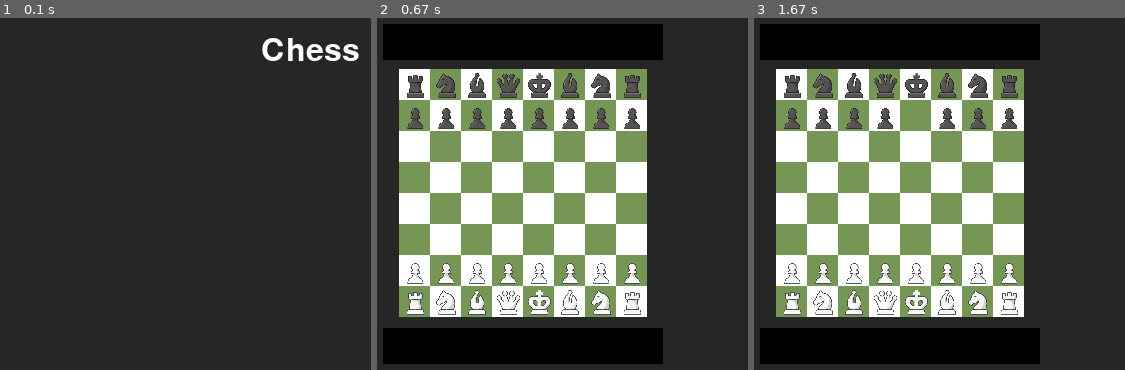
Above: before the commit, frames 1-3 (left to right).
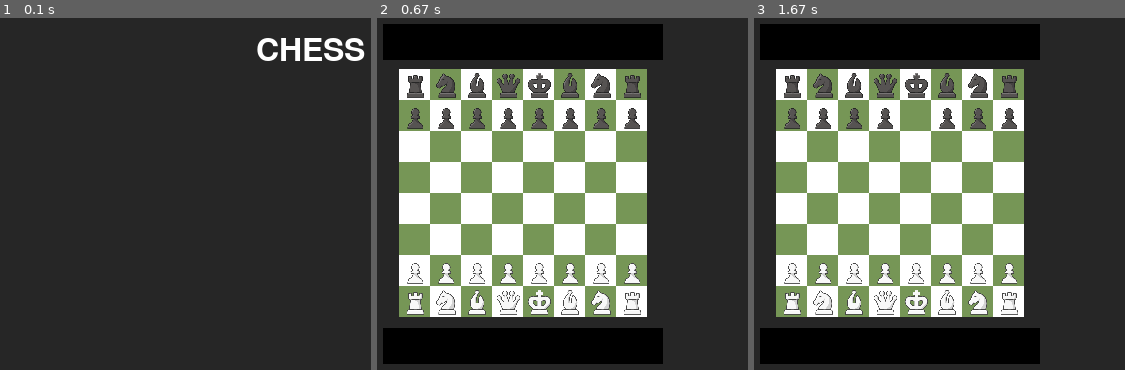
Above: after the commit, the same moments.

Repository: ElliotBDC/Project---1---Chess
Game: pygame game, started from main.py
Same seed, same stepped clock (60 frames per second), same inputs: the game is played once before the commit and once after it.
Inputs (mouse positions are in pixels of both pictures, inside the frame that each line leads up to):
- Up to frame 1 (0.1 s): no input
- Up to frame 2 (0.67 s): press the mouse at (688, 218) at 0.37 s; move the mouse to (610, 208) at 0.47 s; release the mouse at (532, 197) at 0.6 s
- Up to frame 3 (1.67 s): click (913, 123) at 1.22 s; press the mouse at (913, 123) at 1.53 s; move the mouse to (1069, 186) at 1.63 s

The runs differ from the first frame. In frame 1, 1.3% of the frame differs, in the area x 69-99%, y 5-13%; in frame 2, nothing differs; in frame 3, nothing differs.

Commit message:
Difficulty w/ checks

Diff:
--- a/main.py
+++ b/main.py
@@ -1,4 +1,5 @@
 import pygame
+import time
 import pygame_plus
 
 #Colours (pygame requires them to be in binary representation)
@@ -16,6 +17,8 @@
 screen_height = screen_size.current_h
 current_size = (screen_width*0.5,  screen_height*0.5)
 screen = pygame.display.set_mode(current_size)
+pygame.display.set_caption("Chess")
+
 done = False
 
 clock = pygame.time.Clock()
@@ -31,6 +34,7 @@
 bn = pygame.image.load("images/bn.png")
 bb = pygame.image.load("images/bb.png")
 bk = pygame.image.load("images/bk.png")
+pygame.display.set_icon(bp)
 
 images = [
     ['wp', wp],
@@ -120,13 +124,17 @@
                             piece_rect.center = (current_size[0]*0.05+(x*self.box_dimen)+(0.5*self.box_dimen), 0.15*current_size[1]+(y*self.box_dimen)+(0.5*self.box_dimen))
                             screen.blit(new_piece, piece_rect)
 
-    def isValidMove(self, piece, piece_pos, end_pos):
+    def isValidMove(self, piece, piece_pos, end_pos, optional_king=False):
         #Checking to make sure program doesnt accidentally count the user placing the piece back on the same square as a move
         if (piece_pos[0], piece_pos[1]) == (end_pos[0], end_pos[1]):
             return False
         if self.board[end_pos[0]][end_pos[1]] != "":
             if piece[0] == self.board[end_pos[0]][end_pos[1]][0]:
                 return False
+        step = 0
+        if optional_king == True:
+            step = 1
+
         ### TODO
         if piece[1] == "p":
             if piece[0] == "w":
@@ -166,7 +174,7 @@
         if piece[1] == "b":
             #Check for diagonal
             if abs(end_pos[0]-piece_pos[0]) == abs(end_pos[1]-piece_pos[1]):
-                return self.isValidDiagRow(piece_pos[0], piece_pos[1], end_pos[0], end_pos[1])
+                return self.isValidDiagRow(piece_pos[0], piece_pos[1], end_pos[0]+(step*(1 if end_pos[0]-piece_pos[0] > 0 else -1)), end_pos[1]+(step*(1 if end_pos[1]-piece_pos[1] > 0 else -1)))
         if piece[1] == "n":
             if abs(end_pos[0]-piece_pos[0]) == 2 and abs(end_pos[1]-piece_pos[1]) == 1:
                 return True
@@ -200,11 +208,17 @@
 
 
     def isInCheck(self):
-        #Check for white king
-        diagonal_pieces = self.isValidDiagRow()
-        for piece in diagonal_pieces:
-            ...
-        #Check for black king
+        white_pieces = [(y, index_x, index_y) for index_x, x in enumerate(self.board) for index_y, y in enumerate(x) if y != "" and y[0] == "w"]
+        black_pieces = [(y, index_x, index_y) for index_x, x in enumerate(self.board) for index_y, y in enumerate(x) if y != "" and y[0] == "b"]
+        for x in white_pieces:
+            if self.isValidMove(x[0], (x[1], x[2]), (self.white_king[0], self.white_king[1]), optional_king=True) == False:
+                return True, "WHITE"
+        for x in black_pieces:
+            if self.isValidMove(x[0], (x[1], x[2]), (self.black_king[0], self.black_king[1]), optional_king=True):
+                return True, "BLACK"
+        return False
+
+
 
     def isValidDiagRow(self, piece_row, piece_column, end_row, end_column, optional_return_blockingpiece=False):
         #Checking for the type of validation we will have to perform. rr/c stands for the step in the corresponding column/row
@@ -232,8 +246,6 @@
         return True
 
 
-
-
 def hex_to_rgb(hex_color):
     hex_color = hex_color.lstrip("#")
     return tuple(int(hex_color[i:i+2], 16) for i in (0, 2, 4))
@@ -247,7 +259,7 @@
 
 current_state = HOME_SCREEN
 
-text = "Chess"
+text = "CHESS"
 font_name = "freesansbold.ttf"
 font_size = 32
 font_color = (255, 255, 255)
@@ -306,9 +318,9 @@
                             row_clicked = int((mouse_pos[1]-board.board_y) // board.box_dimen)
                             if board.isValidMove(piece_held[2], [piece_held[0], piece_held[1]], [row_clicked, column_clicked]) == True:
                                 if piece_held[2] == "wk":
-                                    board.white_king == [row_clicked, column_clicked]
+                                    board.white_king = [row_clicked, column_clicked]
                                 elif piece_held[2] == "bk":
-                                    board.black_king == [row_clicked, column_clicked]
+                                    board.black_king = [row_clicked, column_clicked]
                                 board.board[piece_held[0]][piece_held[1]] = ""
                                 board.board[row_clicked][column_clicked] = piece_held[2]
                                 board.move = board.move * -1
@@ -318,9 +330,10 @@
 
     screen.fill(BACKGROUND_COLOUR_1)
     if current_state == HOME_SCREEN:
-
         screen.blit(text_surface, text_rect)
     elif current_state == GAME_SCREEN:
+        if board.isInCheck() == (True, "BLACK"):
+            print("BLACK KING IS IN CHECK")
         board.drawBoard(screen)
         ### DRAW THE BOARD
         pygame.draw.rect(screen, BLACK, (board.board_x-current_size[0]*0.025, current_size[1]*0.025, (current_size[1]*0.7//8)*8+current_size[0]*0.05, current_size[1]*0.1))
@@ -357,5 +370,5 @@
 
             print(row_clicked, column_clicked)
     pygame.display.flip()
-    clock.tick(600)
+    clock.tick(60)
 pygame.quit()
--- a/testing2.py
+++ b/testing2.py
@@ -0,0 +1 @@
+print(int("13", 16))
